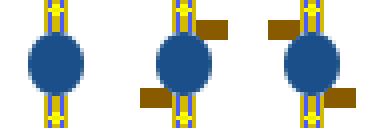
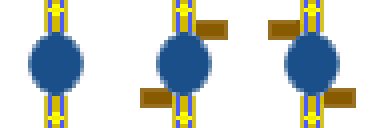
Two versions of the same layered image (384×128). Layer-by-layer changes:
painted on "Слой 2" over [268, 0, 356, 128]
painted on "Слой 1" over [140, 0, 228, 128]
painted on "Слой 0" over [28, 0, 84, 128]
